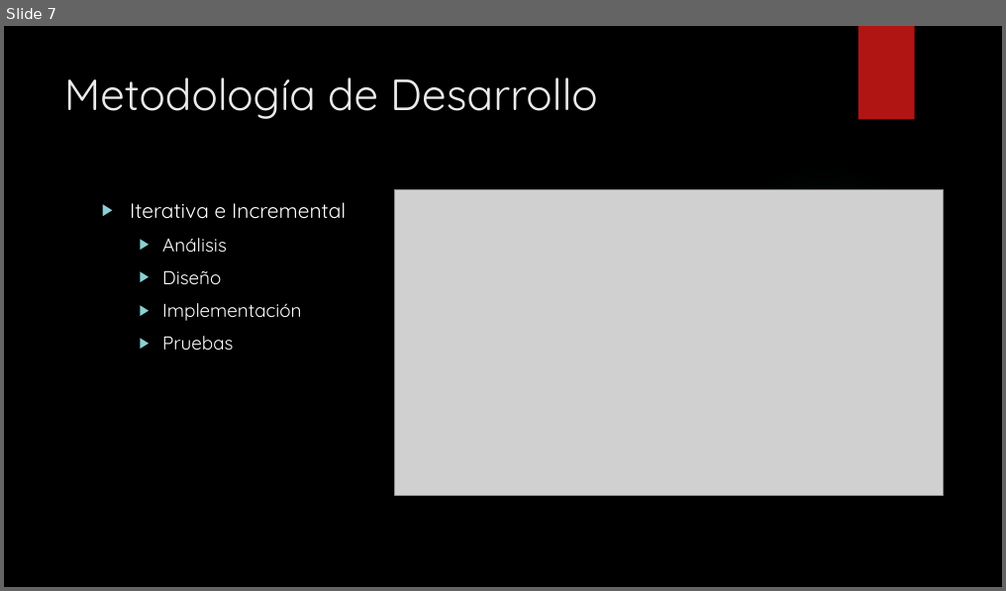
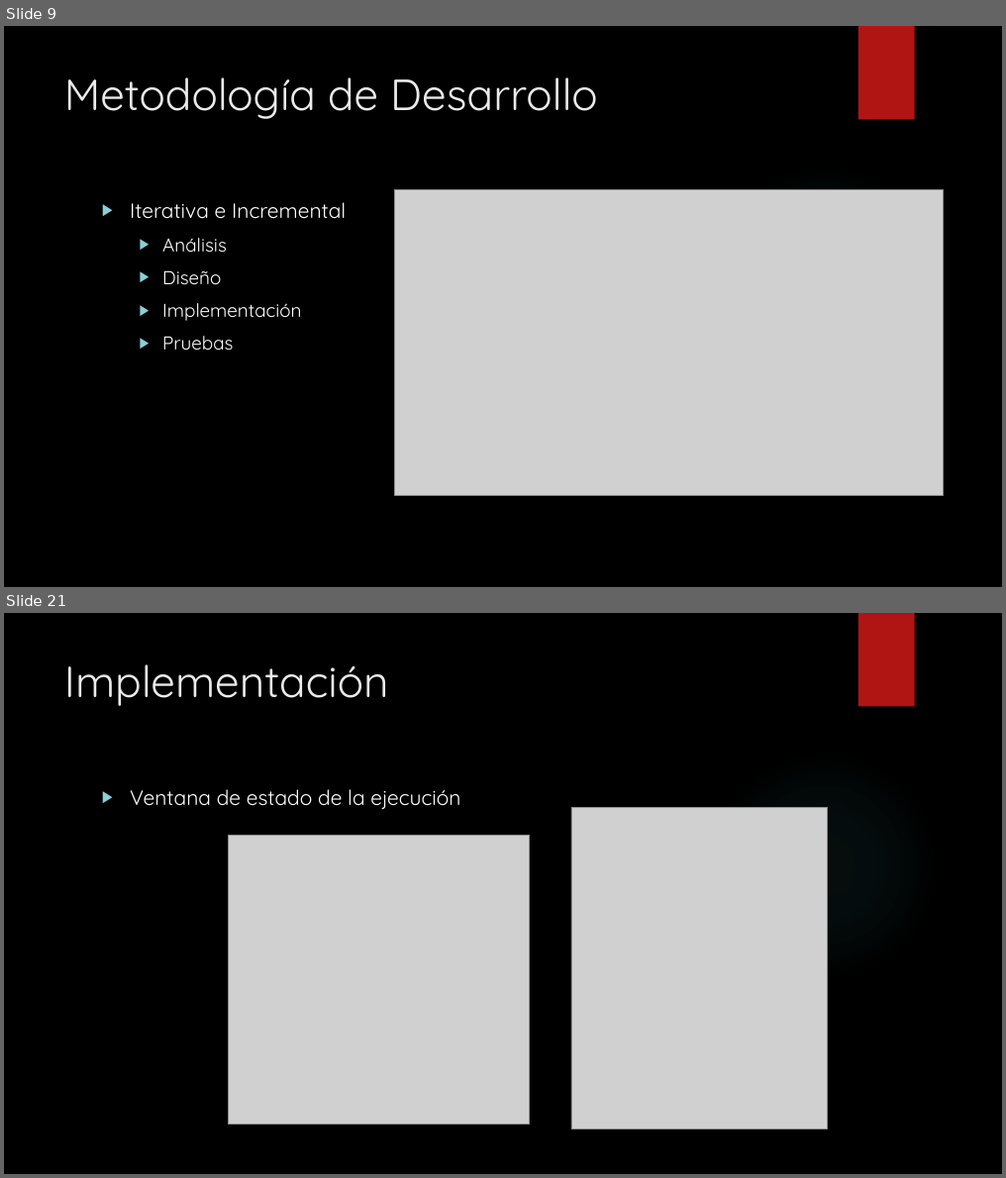
Before and after one commit to gsanhuezafuentes/ProyectoDeMemoria, a slide deck: presentacion/JHawanet.pptx. Shown one above the other, each under a label of ours: slide 7 before the commit, slides 9 and 21 after it; the slides between them are not shown. The pictures are 1006x591 and 1006x1178 pixels, drawn with LibreOffice and Linux fonts; fonts in the diff are those of the drawing; grey boxes stand for pictures; background and template pictures are left out. Boxes give left, top, right and bottom in pixels: in the first picture for what was removed or moved away, otherwise in the second. Text is boxed around its words. In the diff, an @@ line names an element or a change of style, - is before the commit and + after.

```diff
--- a/presentacion/JHawanet.pptx
+++ b/presentacion/JHawanet.pptx
@@ slide 21 added at (4, 613, 1002, 1174), background picture (left out); not listed: 2 template elements that a slide beside it also shows @@
@@ title added at (64, 664, 389, 706), 42 pt, text #EBEBEB @@
+Implementación
@@ text added at (130, 789, 460, 809), 20 pt, text #FFFFFF @@
+▶ Ventana de estado de la ejecución
@@ picture added at (571, 808, 828, 1130) @@
@@ picture added at (228, 835, 530, 1124) @@
@@ what was slide 7 is now slide 9 @@
```
Also in this commit, not shown: 6 slides changed, 30 other slides added, 36 other files.
